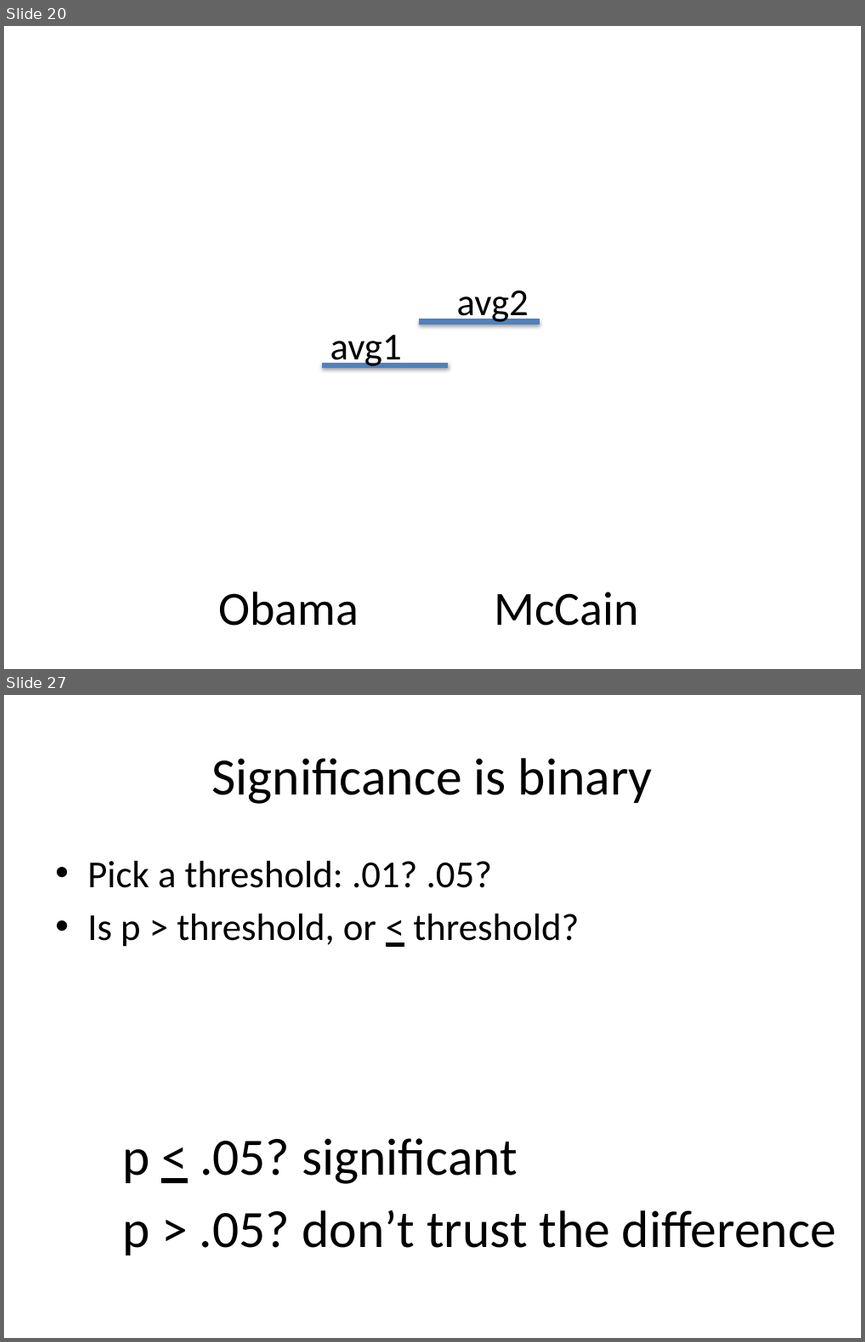
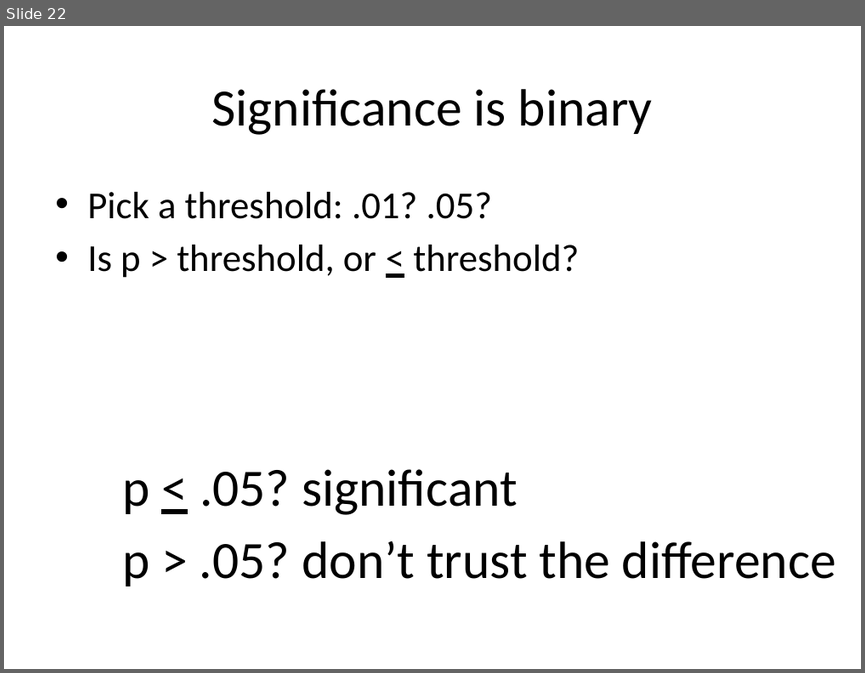
Before and after one commit to dataiap/dataiap, a slide deck: lectures/day3.pptx. Shown one above the other, each under a label of ours: slides 20 and 27 before the commit, slide 22 after it; the slides between them are not shown. The pictures are 865x1342 and 865x673 pixels, drawn with LibreOffice and Linux fonts; fonts in the diff are those of the drawing. Boxes give left, top, right and bottom in pixels: in the first picture for what was removed or moved away, otherwise in the second. Text is boxed around its words. In the diff, an @@ line names an element or a change of style, - is before the commit and + after.

```diff
--- a/lectures/day3.pptx
+++ b/lectures/day3.pptx
@@ slide 20 removed at <box>4,26,861,669</box>, background #FFFFFF @@
@@ text removed at <box>457,290,528,325</box> @@
-avg2
@@ line removed from (419, 322) to (540, 322) @@
@@ text removed at <box>330,335,402,369</box> @@
-avg1
@@ line removed from (322, 365) to (448, 365) @@
@@ text removed at <box>219,591,359,625</box> @@
-Obama
@@ text removed at <box>494,591,638,625</box> @@
-McCain
@@ what was slide 27 is now slide 22 @@
```
Also in this commit, not shown: 9 slides changed, 6 slides added, 9 other slides removed.
